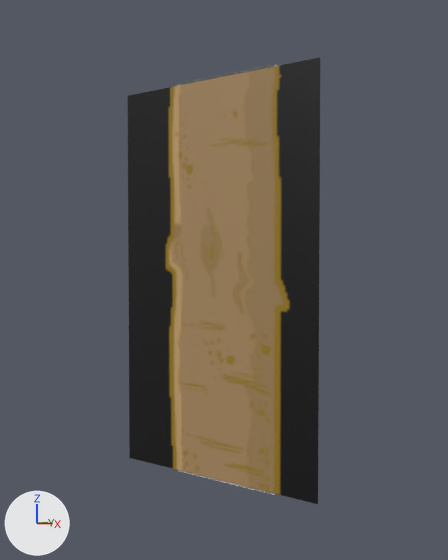
Before and after pictures for a commit that changed the Blender file Content/PuffBOMB/3D/Mountain/DarkLogV3.blend.
Rendered twice from a 50 mm lens placed at (11.97, -13.55, 5.64), pointed at (2.65, 0.03, 5.05). Every picture has the same lights, and +X, +Y and +Z are marked at lower left.
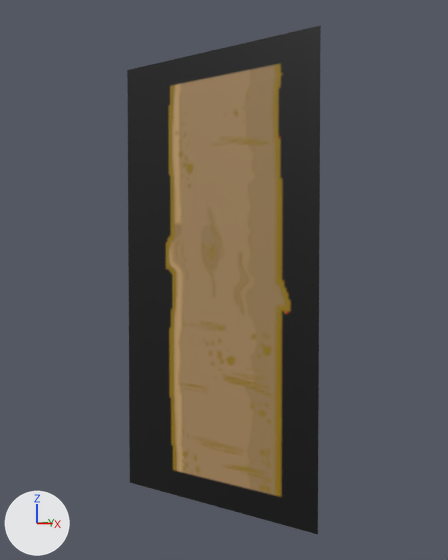
The change, as a list of edits to the scene's bpy script:
```text
Add img_darklog3_png_001:
    img_darklog3_png_001 = load_image('DarkLog3.png.001', '../../Textures/Foregrounds/Mountain/DarkLog3.png', 208, 104, 'Non-Color')
Add mat_darklog3_png_001:
    mat_darklog3_png_001 = principled_material('DarkLog3.png.001')
    mat_darklog3_png_001.texture = img_darklog3_png_001
Change me_plane:
    where me_plane.from_pydata(...)  # 4 vertices, 1 face; spans x 0.0..1.73, y 0.0..1.0, z 0.2
    used by ob_plane; location = (5.8, 0.4, 0.0); rotation_euler = (1.571, -1.571, 0.0), in degrees (90, -90, 0); scale = (5.83, 5.83, 5.83)
    remove me_plane.materials.append(mat_darklog3_png)  # picture img_darklog3_png
    me_plane part 1
    me_plane.vertices[0].co: (1.73, 1.0, 0.2) -> (1.85, 1.0, 0.2)  # pixel (127, 95) -> pixel (127, 70)
    me_plane.vertices[1].co: (1.73, 0.0, 0.2) -> (1.85, 0.0, 0.2)  # pixel (320, 57) -> pixel (320, 25)
    me_plane.vertices[2].co: (0.0, 0.0, 0.2) -> (-0.12, 0.0, 0.2)  # pixel (317, 504) -> pixel (317, 534)
    me_plane.vertices[3].co: (0.0, 1.0, 0.2) -> (-0.12, 1.0, 0.2)  # pixel (129, 457) -> pixel (129, 482)
    add me_plane.materials.append(mat_darklog3_png_001)  # picture img_darklog3_png_001
```

Where the change shows, as pixel boxes (x1, y1, x2, y2) in the pictures (448 x 560 px):
'Plane', recoloured, reshaped (14% taller)
    before: (128, 57, 320, 504)
    after: (127, 25, 321, 534)
